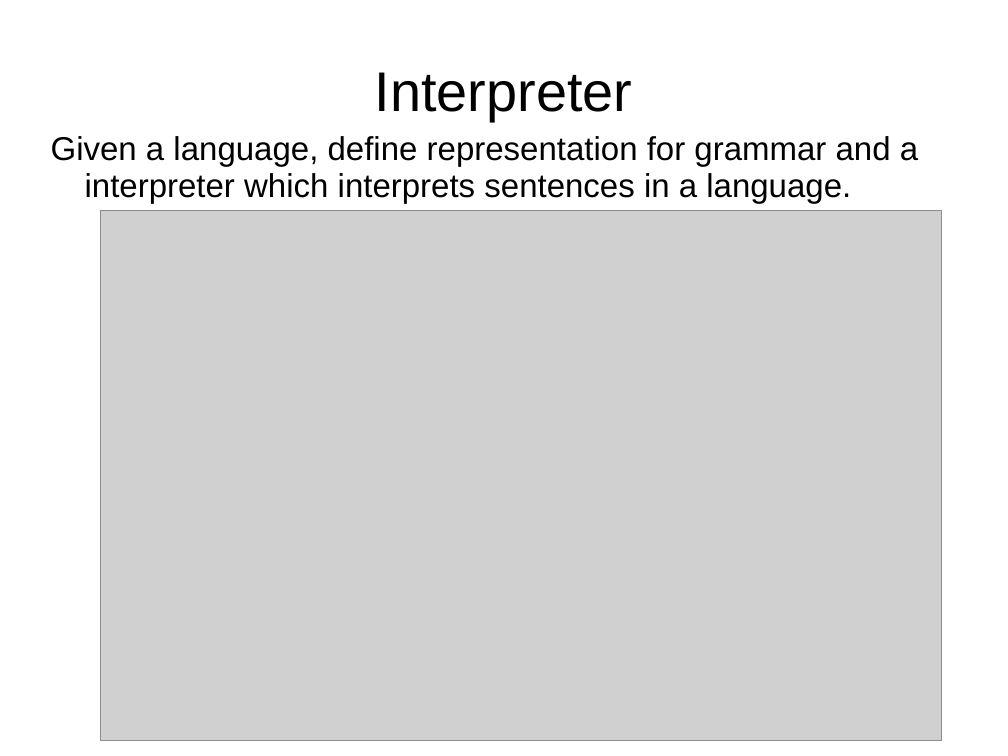
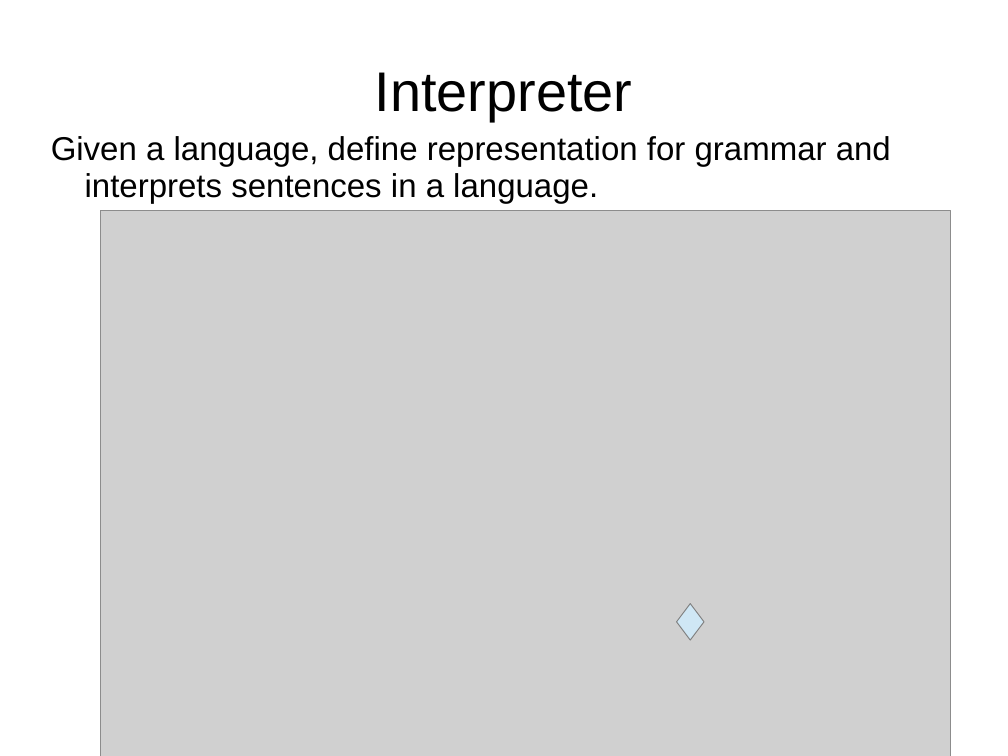
Before and after one commit to bpcrao/purnacode, a slide deck: slide 8 of ppts/Design Patterns by Example.ppt. Drawn at 1008x756 pixels with LibreOffice and Linux fonts; fonts in the diff are those of the drawing; grey boxes stand for pictures. Boxes give left, top, right and bottom in pixels: in the first picture for what was removed or moved away, otherwise in the second. Text is boxed around its words. In the diff, an @@ line names an element or a change of style, - is before the commit and + after.

Commit message:
changed

```diff
--- a/ppts/Design Patterns by Example.ppt
+++ b/ppts/Design Patterns by Example.ppt
@@ text at (51,136,891,203): text changed @@
-Given a language, define representation for grammar and a interpreter which interprets sentences in a language.
+Given a language, define representation for grammar and interprets sentences in a language.
@@ picture: place and size @@
-picture at (101,210,942,741)
+picture at (101,210,951,756)
@@ diamond added at (677,604,704,640), fill #CFE7F5, outline #808080 0.74 pt @@
```
Also in this commit, not shown: 6 other slides changed.
